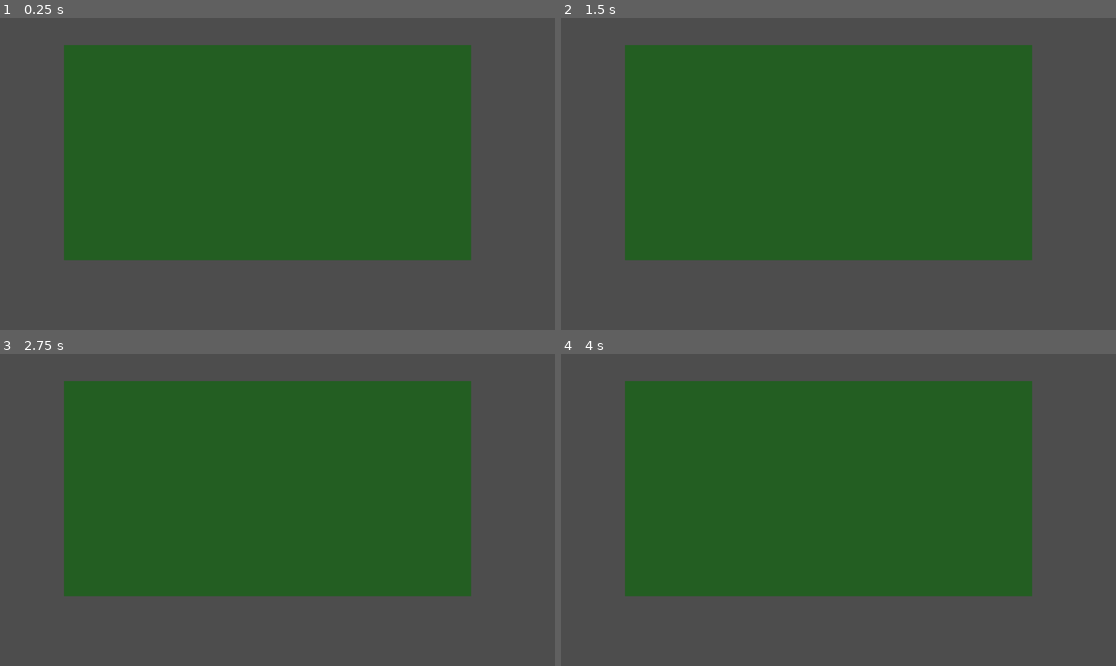
Above: before the commit, frames 1-4 (two rows, left to right).
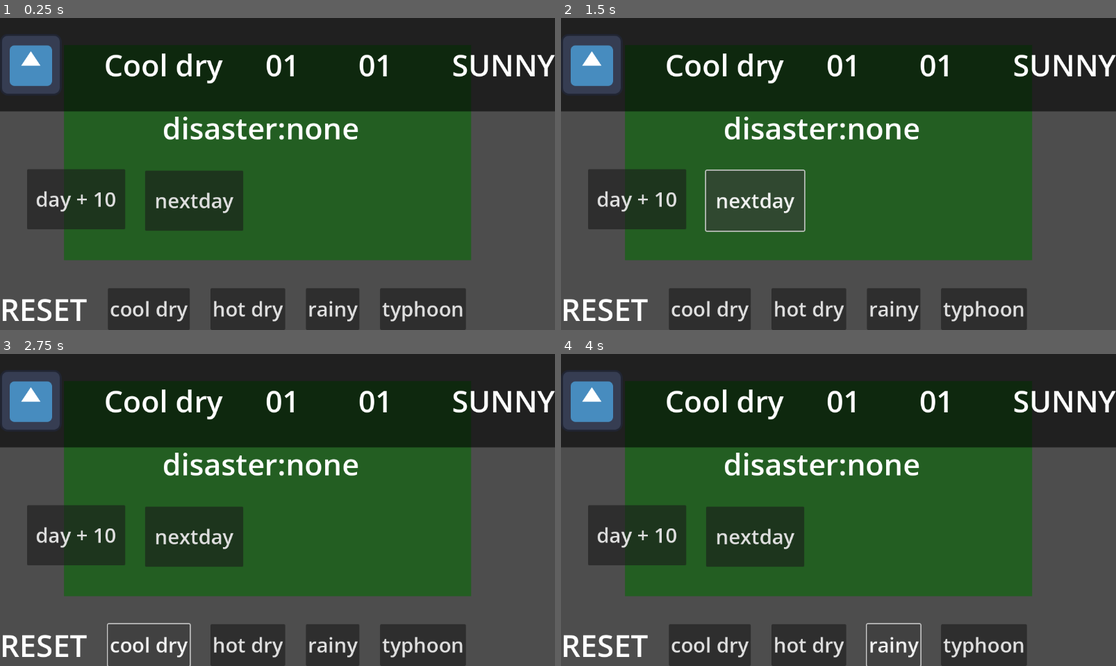
Above: after the commit, the same moments.

Repository: Magnaye16/natural-disaster-3d
Game: Godot game, scene res://test_env.tscn
Same seed, same stepped clock (60 frames per second), same inputs: the game is played once before the commit and once after it. The engine's default icon, where the game draws it, is replaced by a stand-in: a white triangle on a blue panel in a dark square.
Inputs (mouse positions are in pixels of both pictures, inside the frame that each line leads up to):
- Up to frame 1 (0.25 s): no input
- Up to frame 2 (1.5 s): click (638, 198) at 0.5 s, where only the run after the commit has a clickable "day + 10"; click (755, 202) at 1.25 s, where only the run after the commit has a clickable "nextday"
- Up to frame 3 (2.75 s): click (149, 644) at 2 s, where only the run after the commit has a clickable "cool dry"
- Up to frame 4 (4 s): click (810, 644) at 2.75 s, where only the run after the commit has a clickable "hot dry"; click (894, 644) at 3.5 s, where only the run after the commit has a clickable "rainy"

The runs differ from the first frame. In frame 1, 44% of the frame differs, in the area x 0-100%, y 0-100%; in frame 2, 41%; in frame 3, 42%; in frame 4, 43%.
Error after the commit: Parse Error: Identifier "Season_manager" not declared in the current scope. (res://environment.gd:17)

Commit message:
bug fixes

Diff:
--- a/test_env.tscn
+++ b/test_env.tscn
@@ -1,6 +1,20 @@
-[gd_scene format=3 uid="uid://bs4lluqhp20dt"]
+[gd_scene load_steps=6 format=3 uid="uid://bs4lluqhp20dt"]
+
+[ext_resource type="Script" uid="uid://djc826y05514t" path="res://environment.gd" id="1_pb8ym"]
+[ext_resource type="Texture2D" uid="uid://cdqm3g1qjxmkx" path="res://icon.svg" id="2_gco2m"]
+
+[sub_resource type="StyleBoxFlat" id="StyleBoxFlat_pb8ym"]
+bg_color = Color(0, 0, 0, 0.576471)
+
+[sub_resource type="LabelSettings" id="LabelSettings_pb8ym"]
+font_size = 62
+
+[sub_resource type="LabelSettings" id="LabelSettings_gco2m"]
+paragraph_spacing = 17.0
+font_size = 63
 
 [node name="Node2D" type="Node2D"]
+script = ExtResource("1_pb8ym")
 
 [node name="ColorRect" type="ColorRect" parent="."]
 offset_left = 133.0
@@ -8,3 +22,132 @@
 offset_right = 978.0
 offset_bottom = 503.0
 color = Color(0.135893, 0.368671, 0.134682, 1)
+
+[node name="CanvasLayer" type="CanvasLayer" parent="."]
+
+[node name="Control" type="Control" parent="CanvasLayer"]
+layout_mode = 3
+anchors_preset = 15
+anchor_right = 1.0
+anchor_bottom = 1.0
+grow_horizontal = 2
+grow_vertical = 2
+
+[node name="PanelContainer" type="PanelContainer" parent="CanvasLayer/Control"]
+layout_mode = 1
+anchors_preset = 10
+anchor_right = 1.0
+offset_bottom = 194.0
+grow_horizontal = 2
+theme_override_styles/panel = SubResource("StyleBoxFlat_pb8ym")
+
+[node name="HBoxContainer" type="HBoxContainer" parent="CanvasLayer/Control/PanelContainer"]
+layout_mode = 2
+theme_override_constants/separation = 88
+alignment = 1
+
+[node name="season_sprite" type="TextureRect" parent="CanvasLayer/Control/PanelContainer/HBoxContainer"]
+layout_mode = 2
+size_flags_horizontal = 3
+texture = ExtResource("2_gco2m")
+stretch_mode = 3
+
+[node name="SEASON" type="Label" parent="CanvasLayer/Control/PanelContainer/HBoxContainer"]
+layout_mode = 2
+size_flags_horizontal = 3
+text = "Cool dry"
+label_settings = SubResource("LabelSettings_pb8ym")
+
+[node name="day" type="Label" parent="CanvasLayer/Control/PanelContainer/HBoxContainer"]
+layout_mode = 2
+size_flags_horizontal = 3
+text = "01"
+label_settings = SubResource("LabelSettings_pb8ym")
+
+[node name="year" type="Label" parent="CanvasLayer/Control/PanelContainer/HBoxContainer"]
+layout_mode = 2
+size_flags_horizontal = 3
+text = "01"
+label_settings = SubResource("LabelSettings_pb8ym")
+
+[node name="weather" type="Label" parent="CanvasLayer/Control/PanelContainer/HBoxContainer"]
+layout_mode = 2
+size_flags_horizontal = 3
+text = "SUNNY"
+label_settings = SubResource("LabelSettings_pb8ym")
+
+[node name="SEASON5" type="Label" parent="CanvasLayer/Control"]
+layout_mode = 2
+offset_left = 337.0
+offset_top = 185.0
+offset_right = 806.0
+offset_bottom = 342.0
+size_flags_horizontal = 3
+text = "disaster:none
+"
+label_settings = SubResource("LabelSettings_pb8ym")
+
+[node name="day+10" type="Button" parent="CanvasLayer/Control"]
+layout_mode = 0
+offset_left = 56.0
+offset_top = 314.0
+offset_right = 260.0
+offset_bottom = 439.0
+theme_override_font_sizes/font_size = 42
+text = "day + 10
+"
+
+[node name="nextday" type="Button" parent="CanvasLayer/Control"]
+layout_mode = 0
+offset_left = 301.0
+offset_top = 317.0
+offset_right = 505.0
+offset_bottom = 442.0
+theme_override_font_sizes/font_size = 42
+text = "nextday"
+
+[node name="HBoxContainer" type="HBoxContainer" parent="CanvasLayer/Control"]
+layout_mode = 1
+anchors_preset = 12
+anchor_top = 1.0
+anchor_right = 1.0
+anchor_bottom = 1.0
+offset_top = -75.0
+grow_horizontal = 2
+grow_vertical = 0
+theme_override_constants/separation = 43
+
+[node name="Label" type="Label" parent="CanvasLayer/Control/HBoxContainer"]
+layout_mode = 2
+text = "RESET"
+label_settings = SubResource("LabelSettings_gco2m")
+
+[node name="cool dry" type="Button" parent="CanvasLayer/Control/HBoxContainer"]
+layout_mode = 2
+theme_override_font_sizes/font_size = 42
+text = "cool dry
+"
+
+[node name="hot dry" type="Button" parent="CanvasLayer/Control/HBoxContainer"]
+layout_mode = 2
+theme_override_font_sizes/font_size = 42
+text = "hot dry
+"
+
+[node name="rainy" type="Button" parent="CanvasLayer/Control/HBoxContainer"]
+layout_mode = 2
+theme_override_font_sizes/font_size = 42
+text = "rainy"
+
+[node name="typhoon" type="Button" parent="CanvasLayer/Control/HBoxContainer"]
+layout_mode = 2
+theme_override_font_sizes/font_size = 42
+text = "typhoon
+"
+
+[connection signal="pressed" from="CanvasLayer/Control/day+10" to="." method="plus10_day"]
+[connection signal="pressed" from="CanvasLayer/Control/nextday" to="." method="advance_day"]
+[connection signal="pressed" from="CanvasLayer/Control/HBoxContainer/cool dry" to="." method="set_starting_cool"]
+[connection signal="pressed" from="CanvasLayer/Control/HBoxContainer/hot dry" to="." method="set_starting_hot"]
+[connection signal="pressed" from="CanvasLayer/Control/HBoxContainer/rainy" to="." method="set_starting_rainy"]
+[connection signal="pressed" from="CanvasLayer/Control/HBoxContainer/typhoon" to="." method="set_starting_typhoon"]
